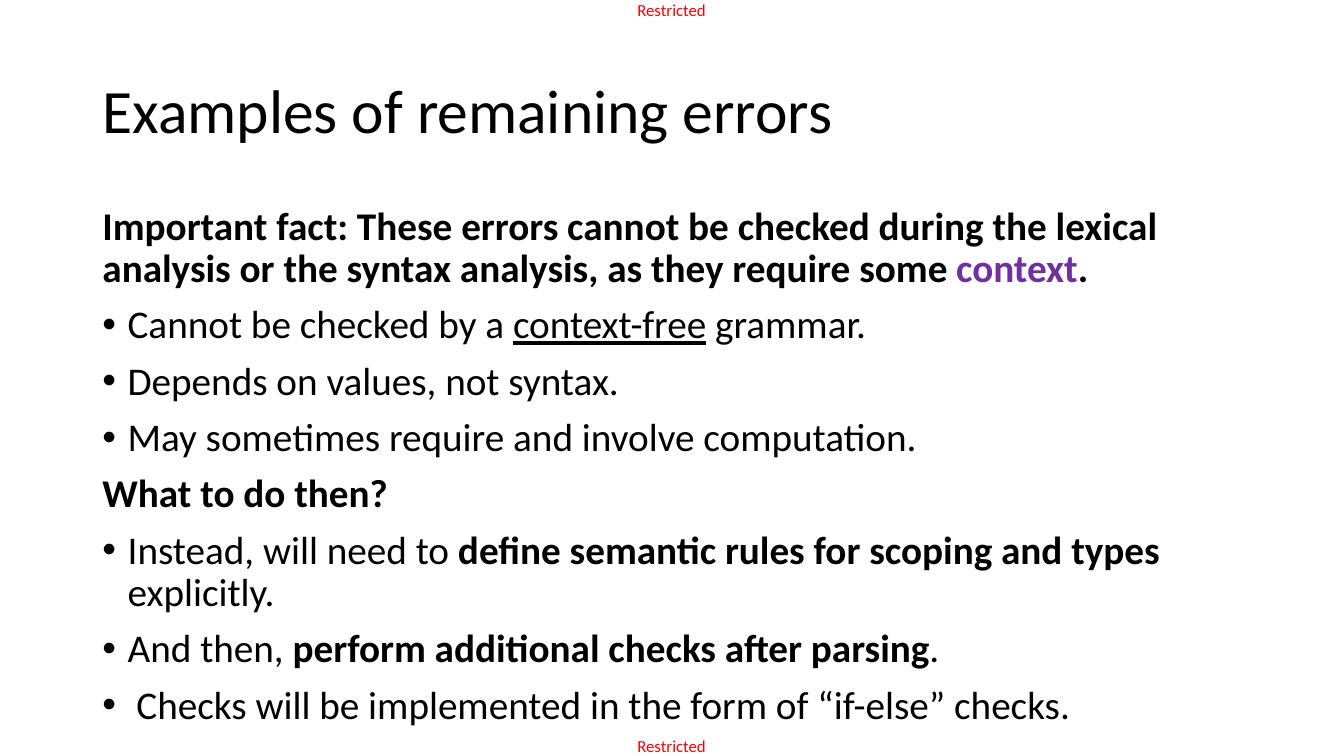
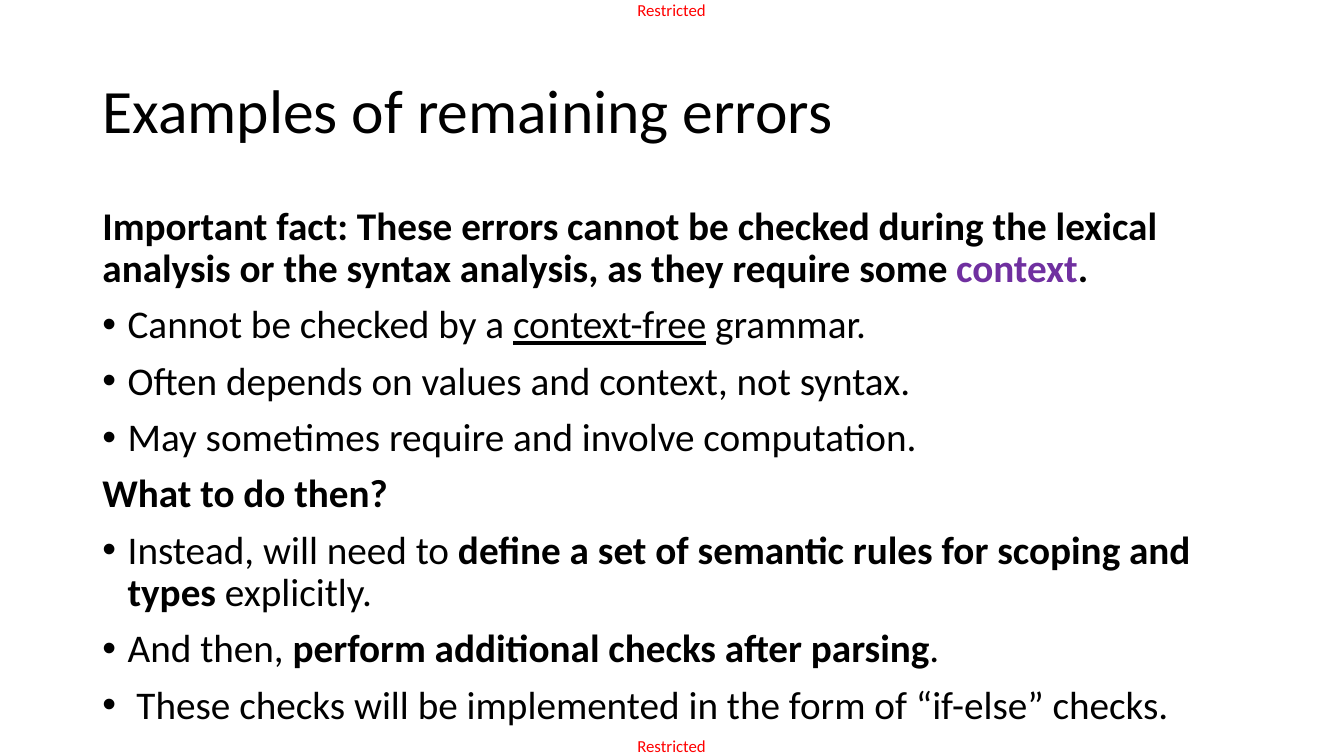
Before and after one commit to matthieudemari/SUTD_PLC_50_051, a slide deck: slide 9 of W12/W12S1/W12S1.pptx. Drawn at 1344x756 pixels with LibreOffice and Linux fonts; fonts in the diff are those of the drawing. Boxes give left, top, right and bottom in pixels: in the first picture for what was removed or moved away, otherwise in the second. Text is boxed around its words. In the diff, an @@ line names an element or a change of style, - is before the commit and + after.

```diff
--- a/W12/W12S1/W12S1.pptx
+++ b/W12/W12S1/W12S1.pptx
@@ text at box(128, 367, 910, 402): text changed @@
-• Depends on values, not syntax.
+• Often depends on values and context, not syntax.
@@ text at box(128, 536, 1190, 613): text changed @@
-• Instead, will need to define semantic rules for scoping and types explicitly.
+• Instead, will need to define a set of semantic rules for scoping and types explicitly.
@@ text at box(136, 691, 1169, 726): text changed @@
-• Checks will be implemented in the form of “if-else” checks.
+• These checks will be implemented in the form of “if-else” checks.
```
Also in this commit, not shown: 5 other slides changed, 8 slides added, 1 other file.
